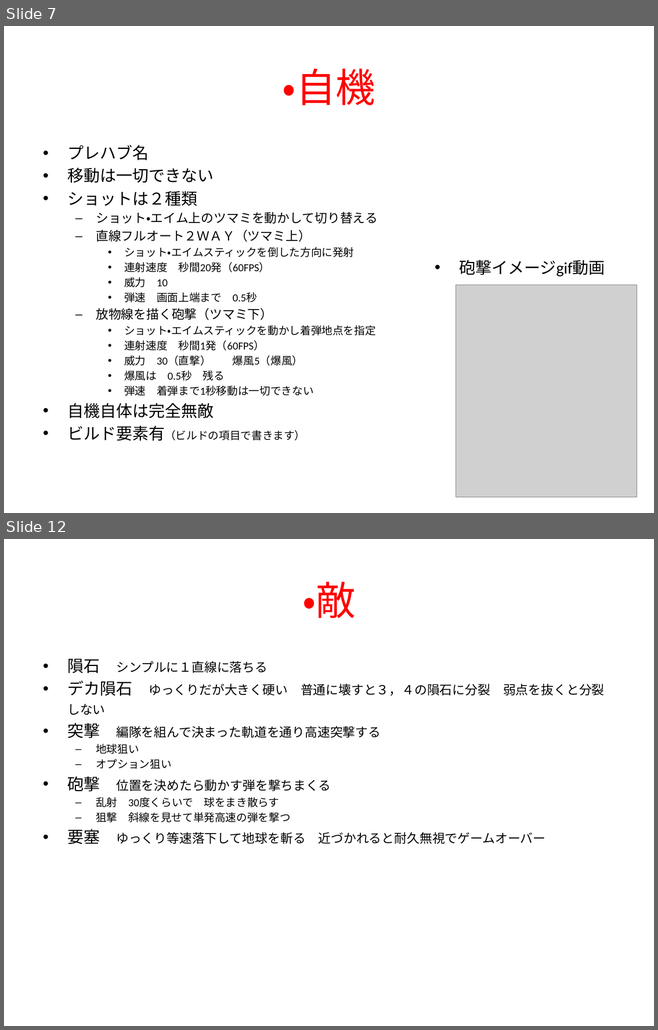
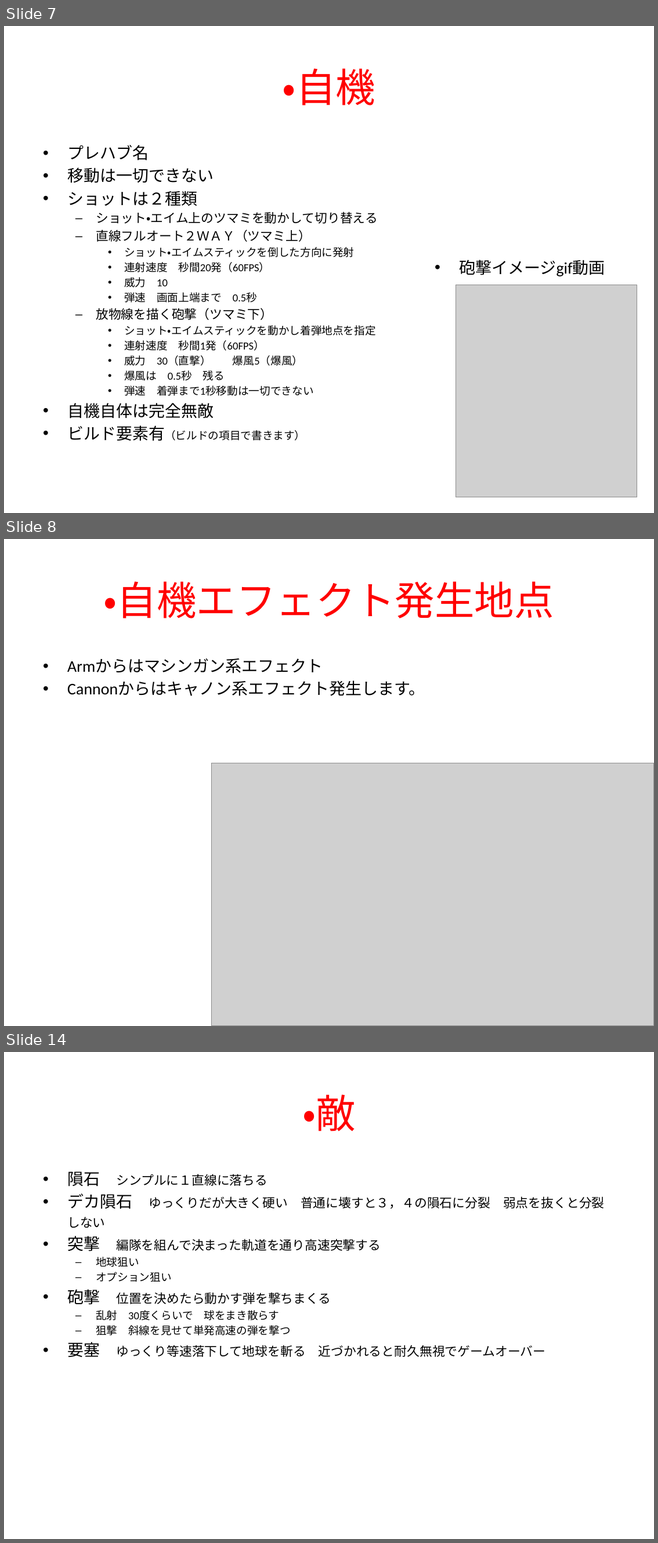
Before and after one commit to flash-kudo/shooting-01, a slide deck: project/資料/スマホ最適化縦STG_仕様書2019.pptx. Shown one above the other, each under a label of ours: slides 7 and 12 before the commit, slides 7, 8 and 14 after it; the slides between them are not shown. The pictures are 658x1030 and 658x1543 pixels, drawn with LibreOffice and Linux fonts; fonts in the diff are those of the drawing; grey boxes stand for pictures. Boxes give left, top, right and bottom in pixels: in the first picture for what was removed or moved away, otherwise in the second. Text is boxed around its words. In the diff, an @@ line names an element or a change of style, - is before the commit and + after.

```diff
--- a/project/資料/スマホ最適化縦STG_仕様書2019.pptx
+++ b/project/資料/スマホ最適化縦STG_仕様書2019.pptx
@@ slide 8 added at bbox=[4, 539, 654, 1026], background #FFFFFF @@
@@ title added at bbox=[104, 581, 554, 618], 44 pt, text #FF0000 @@
+・自機エフェクト発生地点
@@ text added at bbox=[67, 658, 424, 696], 18 pt, text #000000 @@
+• Armからはマシンガン系エフェクト
+• Cannonからはキャノン系エフェクト発生します。
@@ picture added at bbox=[212, 763, 654, 1026] @@
@@ what was slide 12 is now slide 14 @@
```
Also in this commit, not shown: 4 slides changed, 1 other slide added, 13 other files.
